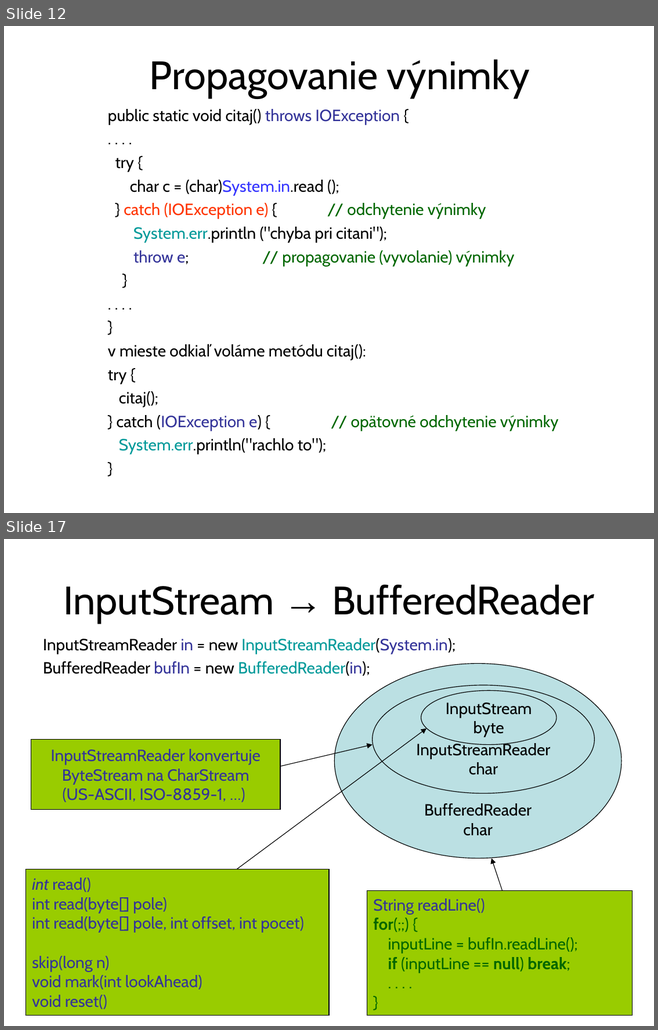
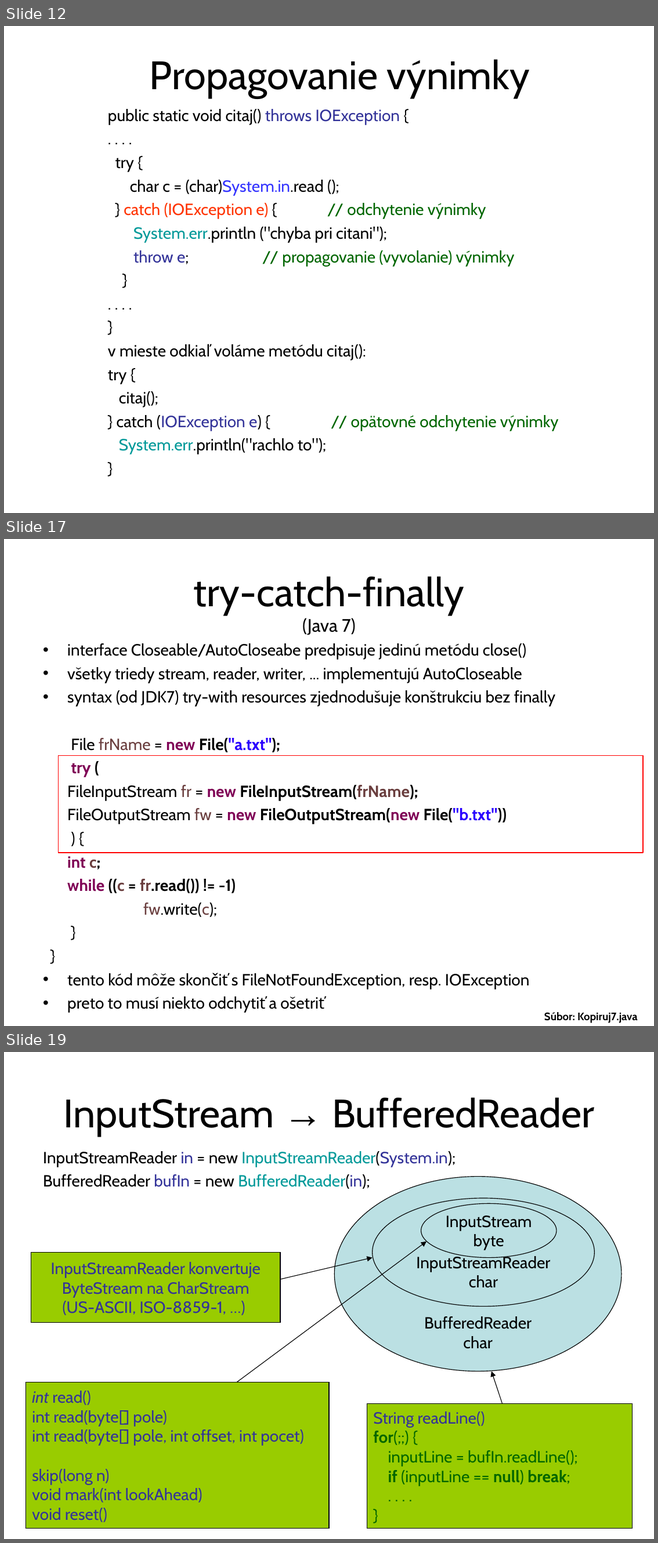
Before and after one commit to Programovanie4/Prednasky, a slide deck: 07/07_java.ppt. Shown one above the other, each under a label of ours: slides 12 and 17 before the commit, slides 12, 17 and 19 after it; the slides between them are not shown. The pictures are 658x1030 and 658x1543 pixels, drawn with LibreOffice and Linux fonts; fonts in the diff are those of the drawing. Boxes give left, top, right and bottom in pixels: in the first picture for what was removed or moved away, otherwise in the second. Text is boxed around its words. In the diff, an @@ line names an element or a change of style, - is before the commit and + after.

```diff
--- a/07/07_java.ppt
+++ b/07/07_java.ppt
@@ slide 17 added at <box>4,539,654,1026</box>, background #FFFFFF @@
@@ title added at <box>194,576,464,635</box>, 44 pt, text #000000 @@
+try-catch-finally
+(Java 7)
@@ text added at <box>67,643,555,1013</box>, 18 pt, text #000000 @@
+• interface Closeable/AutoCloseabe predpisuje jedinú metódu close()
+• všetky triedy stream, reader, writer, ... implementujú AutoCloseable
+• syntax (od JDK7) try-with resources zjednodušuje konštrukciu bez finally
+File frName = new File("a.txt");
+try (
+FileInputStream fr = new FileInputStream(frName);
+FileOutputStream fw = new FileOutputStream(new File("b.txt"))
+) {
+int c;
+while ((c = fr.read()) != -1)
+fw.write(c);
+}
+}
+• tento kód môže skončiť s FileNotFoundException, resp. IOException
+• preto to musí niekto odchytiť a ošetriť
@@ rectangle added at <box>58,755,643,853</box>, outline #FF0000 0.99 pt @@
@@ text added at <box>544,1012,637,1023</box>, 12 pt, text #000000, bold @@
+Súbor: Kopiruj7.java
@@ what was slide 17 is now slide 19 @@
```
Also in this commit, not shown: 20 slides changed, 2 other slides added, 1 other file.
